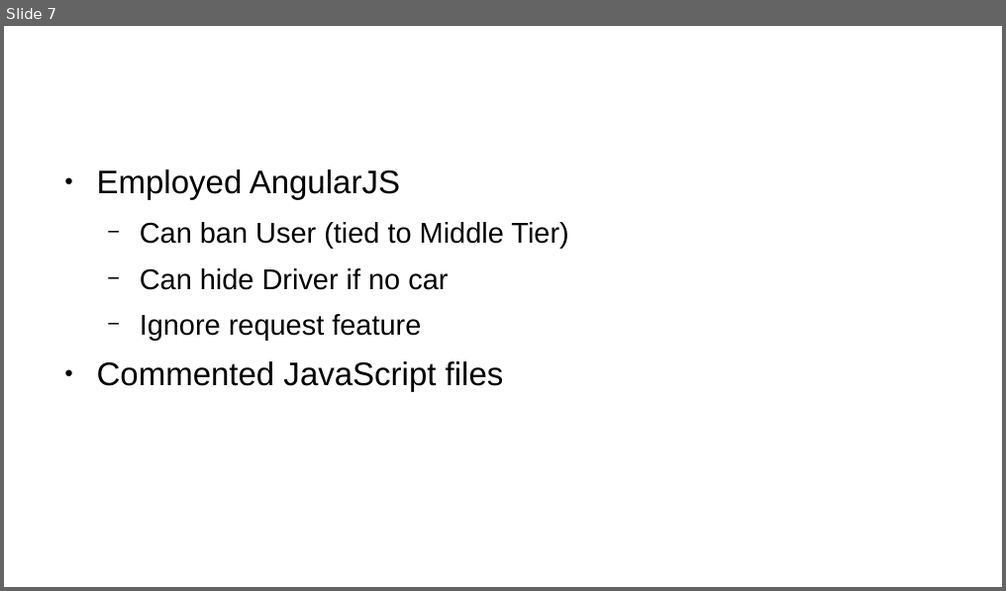
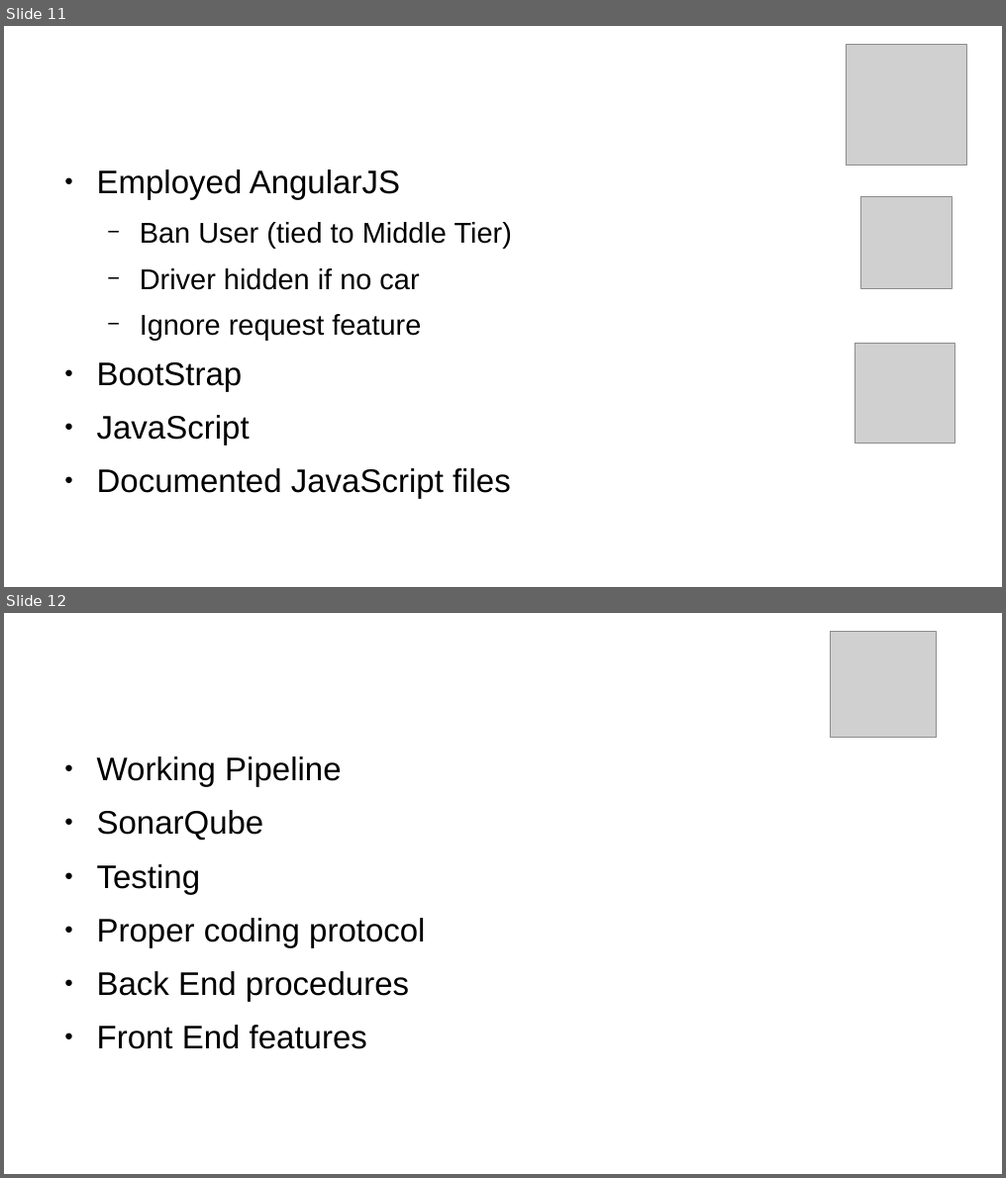
Before and after one commit to revaturelabs/rideshare, a slide deck: rideshare/RideShare.odp. Shown one above the other, each under a label of ours: slide 7 before the commit, slides 11 and 12 after it. The pictures are 1006x591 and 1006x1178 pixels, drawn with LibreOffice and Linux fonts; fonts in the diff are those of the drawing; grey boxes stand for pictures; background and template pictures are left out. Boxes give left, top, right and bottom in pixels: in the first picture for what was removed or moved away, otherwise in the second. Text is boxed around its words. In the diff, an @@ line names an element or a change of style, - is before the commit and + after.

Commit message:
Verbiage and pictures added to slides

```diff
--- a/rideshare/RideShare.odp
+++ b/rideshare/RideShare.odp
@@ slide 12 added at (4, 613, 1002, 1174), background #FFFFFF @@
@@ title added at (54, 635, 749, 727), 35.7 pt, text #FFFFFF @@
+Improvements
@@ picture added at (831, 631, 937, 737) @@
@@ text added at (97, 757, 425, 1050), 26 pt, text #000000 @@
+● Working Pipeline
+● SonarQube
+● Testing
+● Proper coding protocol
+● Back End procedures
+● Front End features
@@ what was slide 7 is now slide 11 @@
@@ slide 11 changed as well @@
@@ picture added at (846, 44, 966, 165) @@
@@ picture added at (860, 197, 952, 288) @@
@@ text at (140, 222, 512, 290): text changed @@
-  − Can ban User (tied to Middle Tier)
-  − Can hide Driver if no car
+  − Ban User (tied to Middle Tier)
+  − Driver hidden if no car
@@ picture added at (855, 344, 954, 444) @@
@@ text at (97, 363, 511, 499): text changed @@
-● Commented JavaScript files
+● BootStrap
+● JavaScript
+● Documented JavaScript files
```
Also in this commit, not shown: 7 other slides changed, 4 other slides added.
